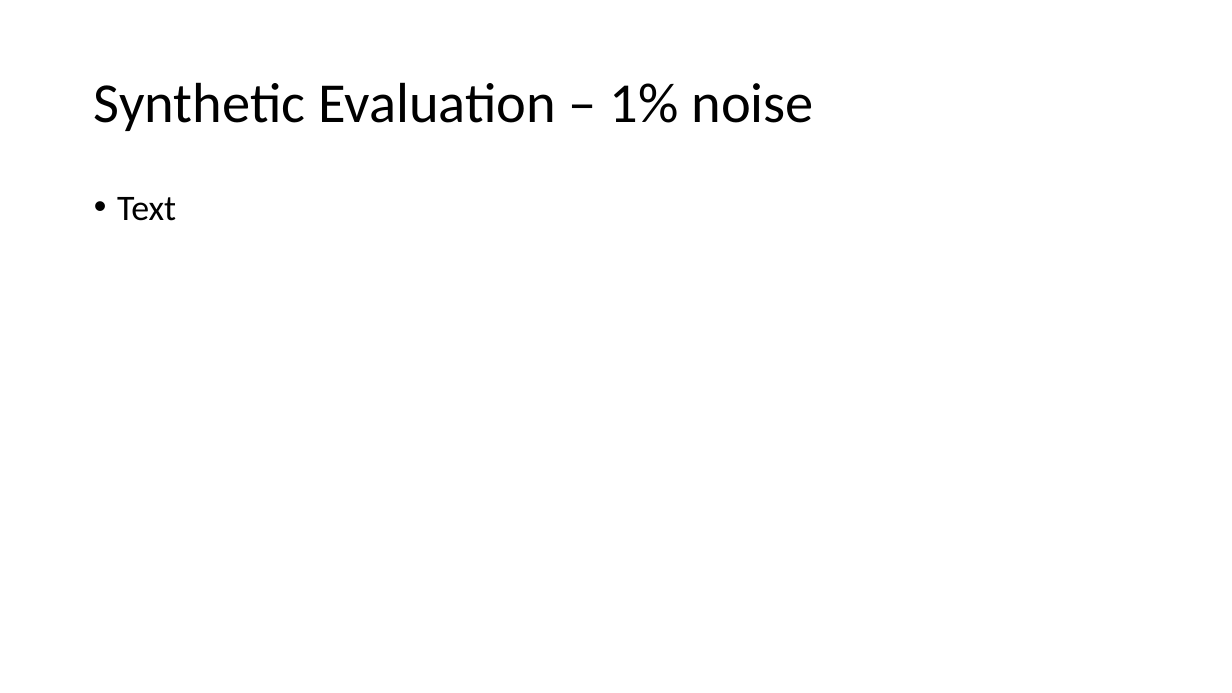
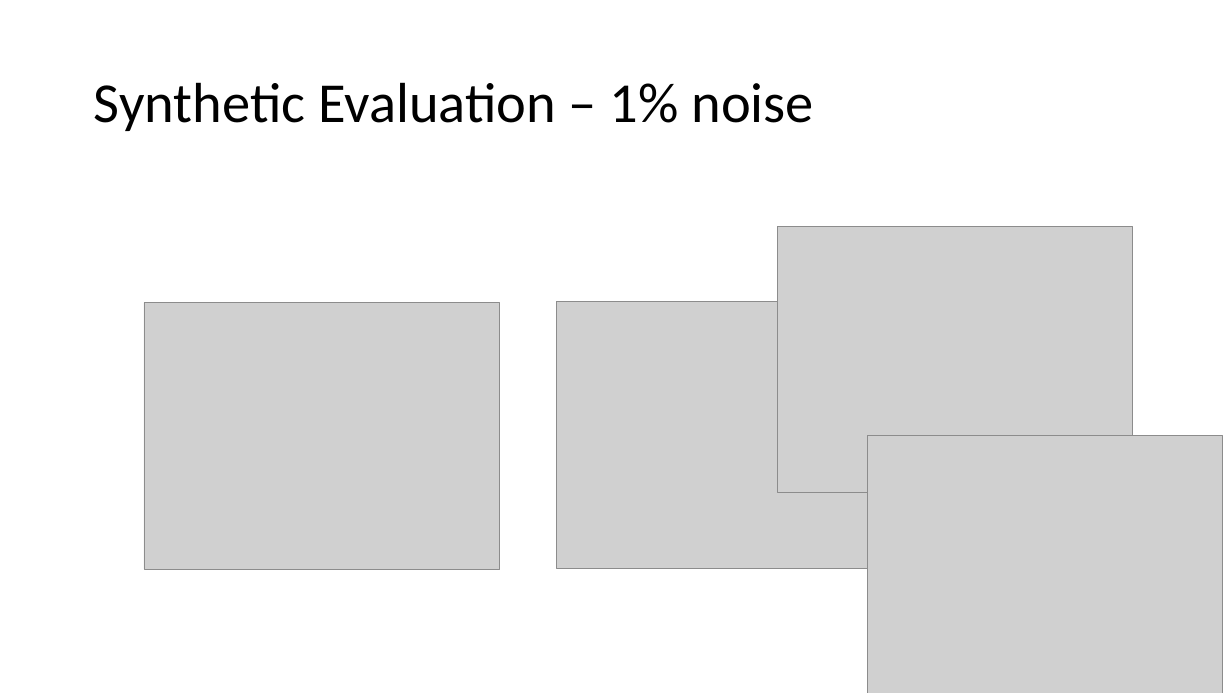
Before and after one commit to extra-p/extrap-gpr, a slide deck: slide 3 of Results.pptx. Drawn at 1232x693 pixels with LibreOffice and Linux fonts; fonts in the diff are those of the drawing; grey boxes stand for pictures. Boxes give left, top, right and bottom in pixels: in the first picture for what was removed or moved away, otherwise in the second. Text is boxed around its words. In the diff, an @@ line names an element or a change of style, - is before the commit and + after.

```diff
--- a/Results.pptx
+++ b/Results.pptx
@@ text removed at bbox=[117, 197, 176, 221] @@
-• Text
@@ picture added at bbox=[778, 226, 1133, 493] @@
@@ picture added at bbox=[144, 303, 499, 569] @@
@@ picture added at bbox=[556, 302, 911, 568] @@
@@ picture added at bbox=[868, 436, 1223, 693] @@
```
Also in this commit, not shown: 10 other files.
